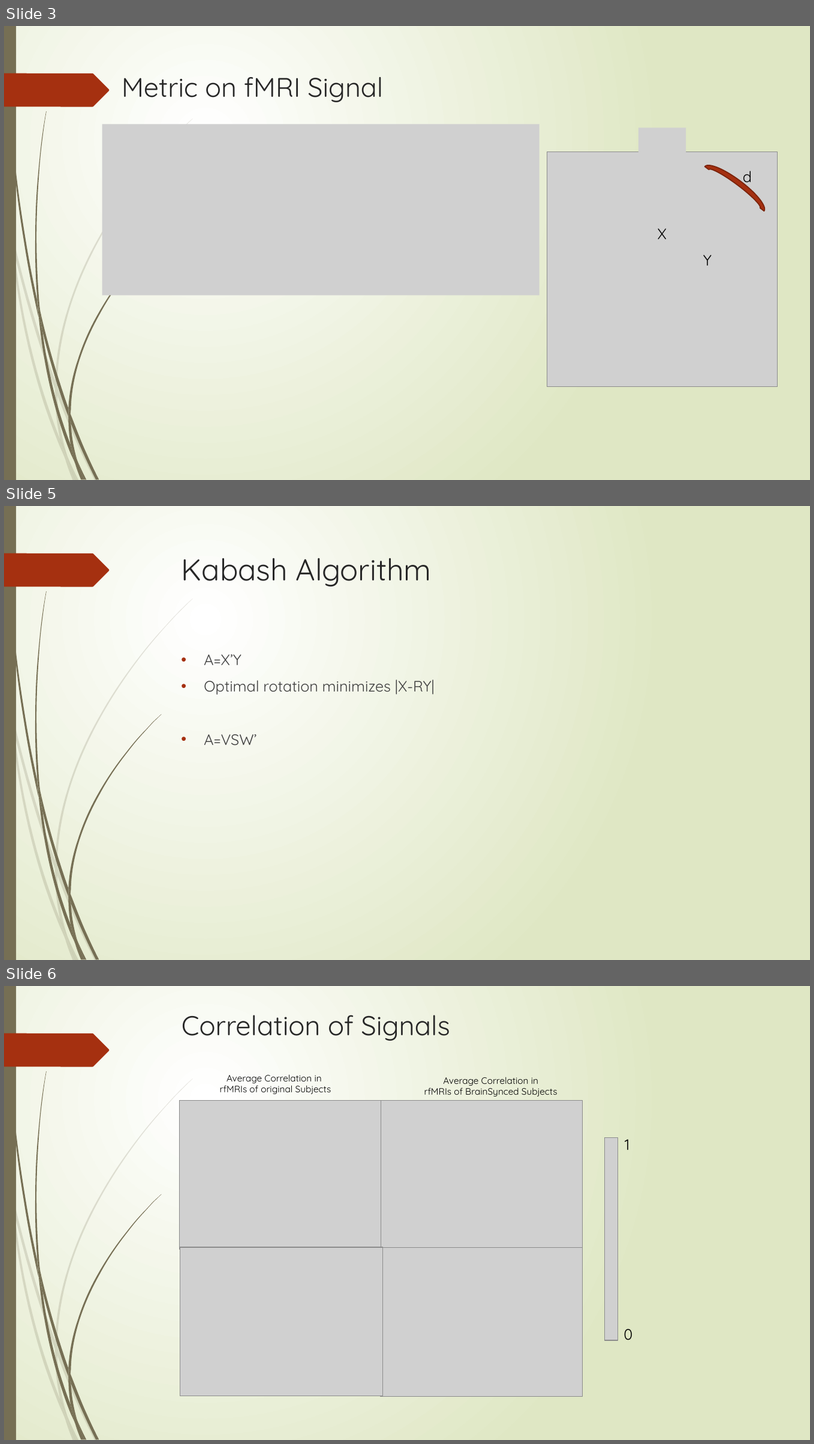
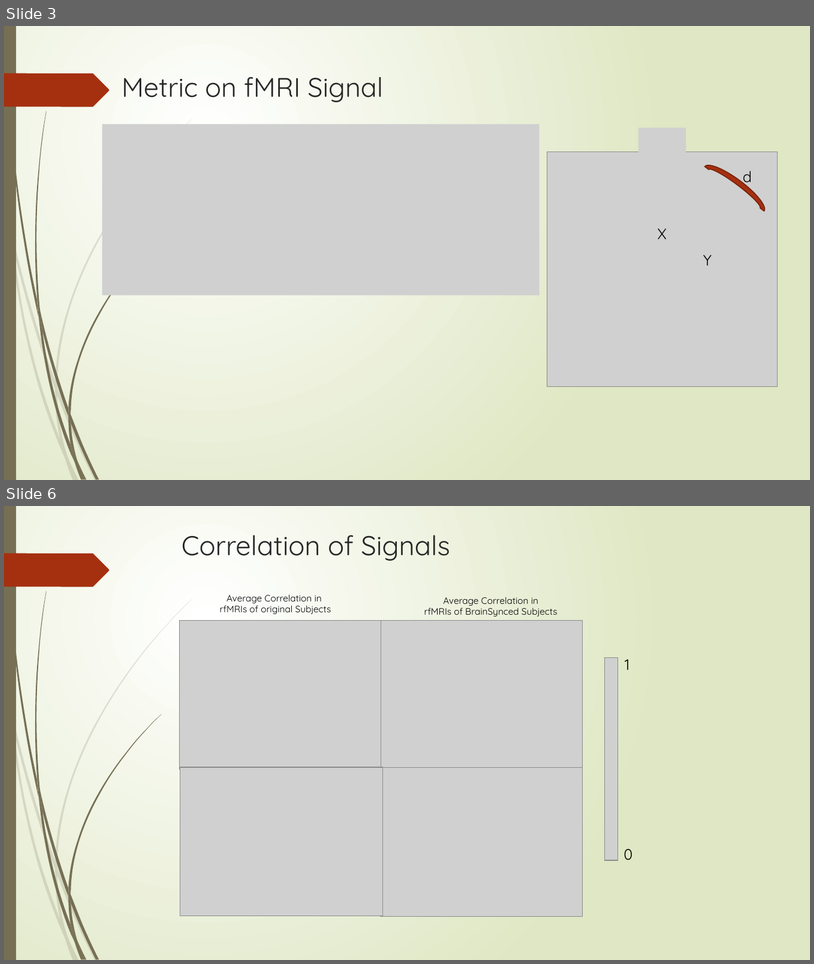
Before and after one commit to ajoshiusc/cortical_parcellation, a slide deck: docs/brain_sync.pptx. Shown one above the other, each under a label of ours: slides 3, 5 and 6 before the commit, slides 3 and 6 after it; the slides between them are not shown. The pictures are 814x1444 and 814x964 pixels, drawn with LibreOffice and Linux fonts; fonts in the diff are those of the drawing; grey boxes stand for pictures. Boxes give left, top, right and bottom in pixels: in the first picture for what was removed or moved away, otherwise in the second. Text is boxed around its words. In the diff, an @@ line names an element or a change of style, - is before the commit and + after.

```diff
--- a/docs/brain_sync.pptx
+++ b/docs/brain_sync.pptx
@@ slide 5 removed at bbox=[4, 506, 810, 960], background gradient #FFFFFF to #DFE8C4; not listed: 24 template elements that a slide beside it also shows @@
@@ title removed at bbox=[182, 558, 432, 586] @@
-Kabash Algorithm
@@ text removed at bbox=[204, 654, 435, 745] @@
-• A=X’Y
-• Optimal rotation minimizes |X-RY|
-• A=VSW’
```
Also in this commit, not shown: 5 slides changed, 5 slides added.
